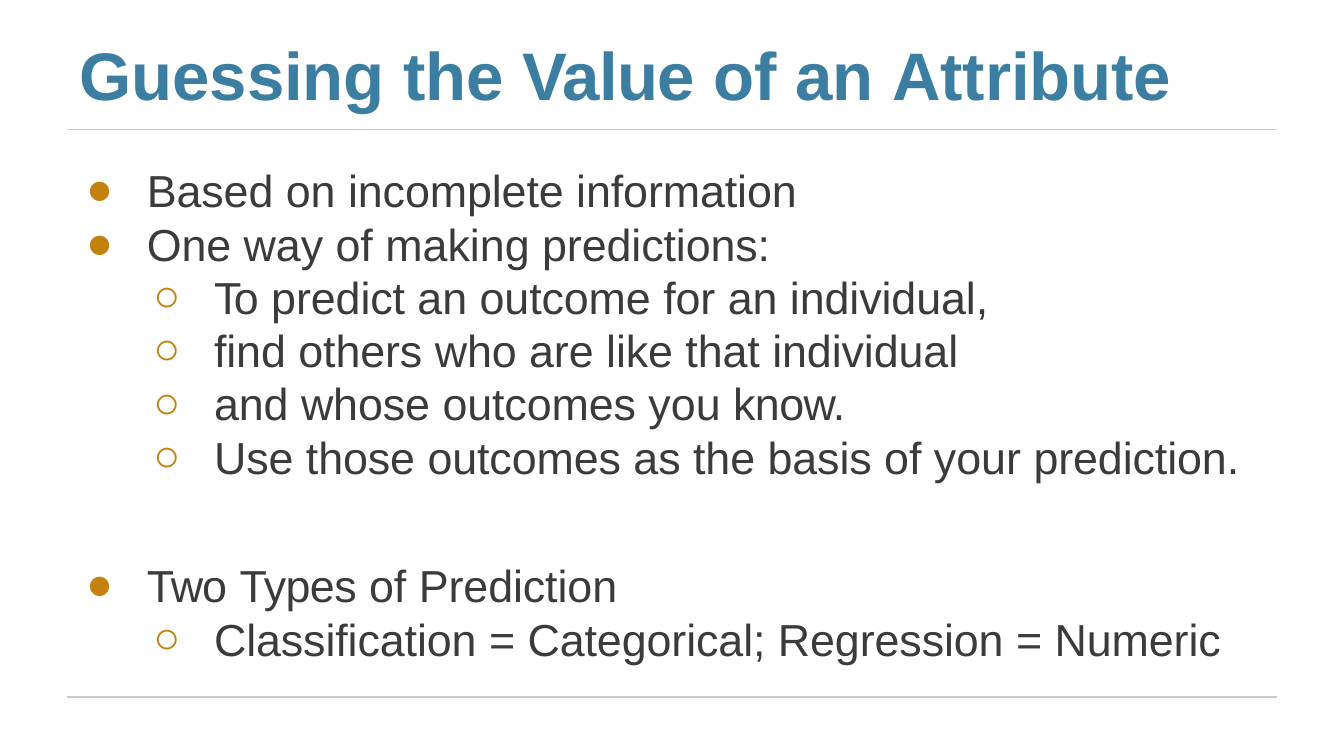
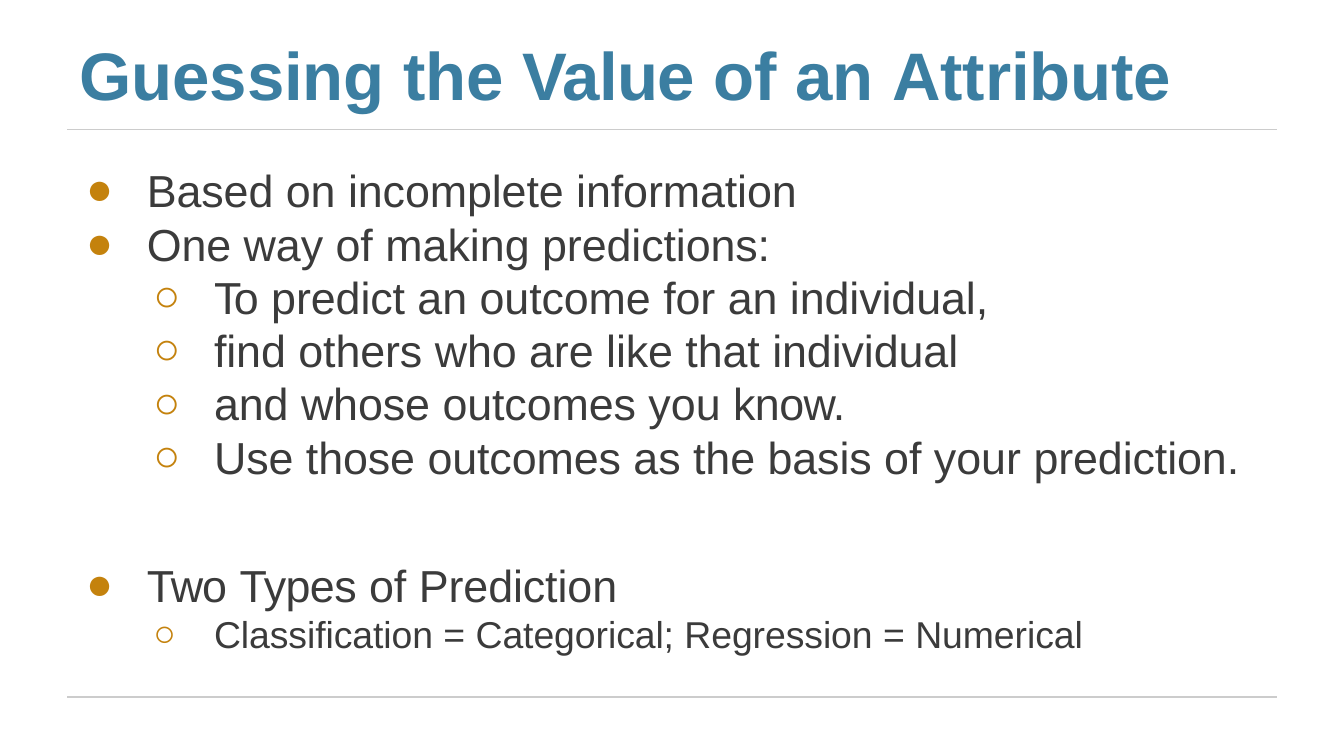
Before and after one commit to blprickett/current-Ling190D, a slide deck: slide 4 of module10/lec35_Classification.pptx. Drawn at 1344x756 pixels with LibreOffice and Linux fonts; fonts in the diff are those of the drawing. Boxes give left, top, right and bottom in pixels: in the first picture for what was removed or moved away, otherwise in the second. Text is boxed around its words. In the diff, an @@ line names an element or a change of style, - is before the commit and + after.

```diff
--- a/module10/lec35_Classification.pptx
+++ b/module10/lec35_Classification.pptx
@@ text at [214, 621, 1083, 656]: text changed; size 24 to 20 pt @@
-  ○ Classification = Categorical; Regression = Numeric
+  ○ Classification = Categorical; Regression = Numerical
```
Also in this commit, not shown: 3 other slides changed.
